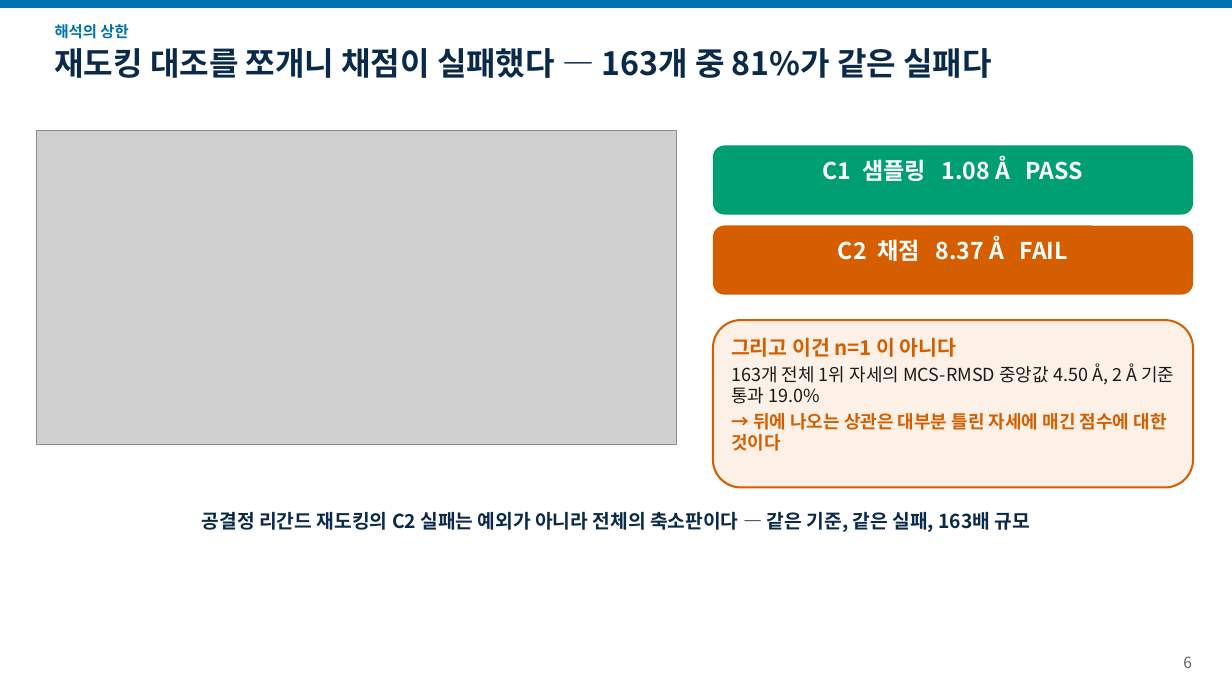
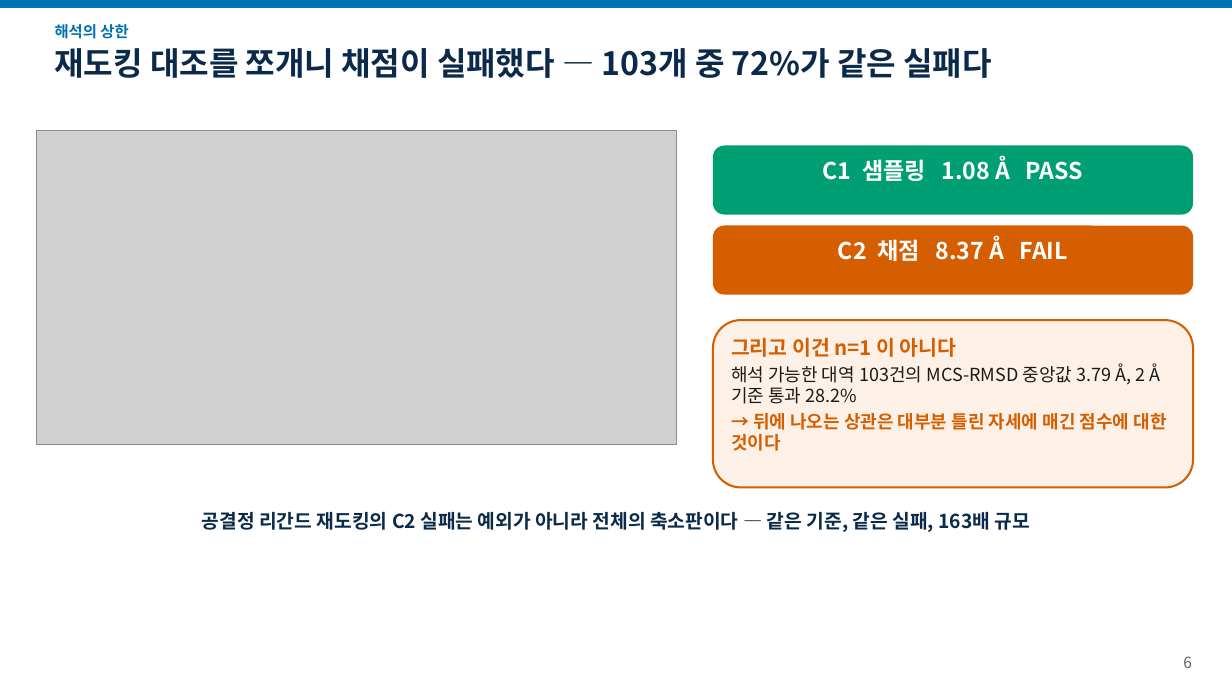
Before and after one commit to fourmodern/2026_aidrugdiscovery, a slide deck: slide 6 of Day06_LLM_Agent/pde5_harness/sample_run/report/docs/talk_16x9.pptx. Drawn at 1232x693 pixels with LibreOffice and Linux fonts; fonts in the diff are those of the drawing; grey boxes stand for pictures. Boxes give left, top, right and bottom in pixels: in the first picture for what was removed or moved away, otherwise in the second. Text is boxed around its words. In the diff, an @@ line names an element or a change of style, - is before the commit and + after.

```diff
--- a/Day06_LLM_Agent/pde5_harness/sample_run/report/docs/talk_16x9.pptx
+++ b/Day06_LLM_Agent/pde5_harness/sample_run/report/docs/talk_16x9.pptx
@@ text at <box>55,48,991,78</box>: text changed @@
-재도킹 대조를 쪼개니 채점이 실패했다 — 163개 중 81%가 같은 실패다
+재도킹 대조를 쪼개니 채점이 실패했다 — 103개 중 72%가 같은 실패다
@@ text at <box>731,363,1160,404</box>: text changed @@
-163개 전체 1위 자세의 MCS-RMSD 중앙값 4.50 Å, 2 Å 기준 통과 19.0%
+해석 가능한 대역 103건의 MCS-RMSD 중앙값 3.79 Å, 2 Å 기준 통과 28.2%
```
Also in this commit, not shown: 2 other slides changed, 27 other files.
